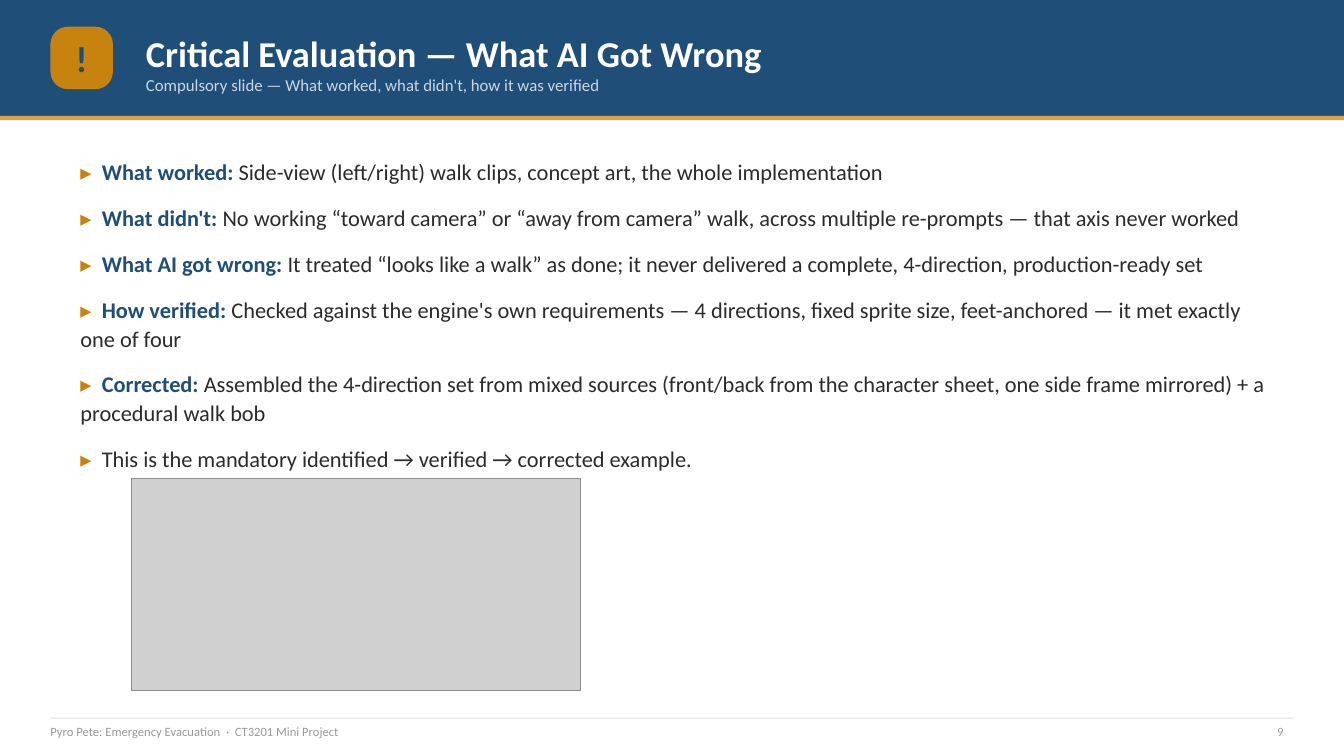
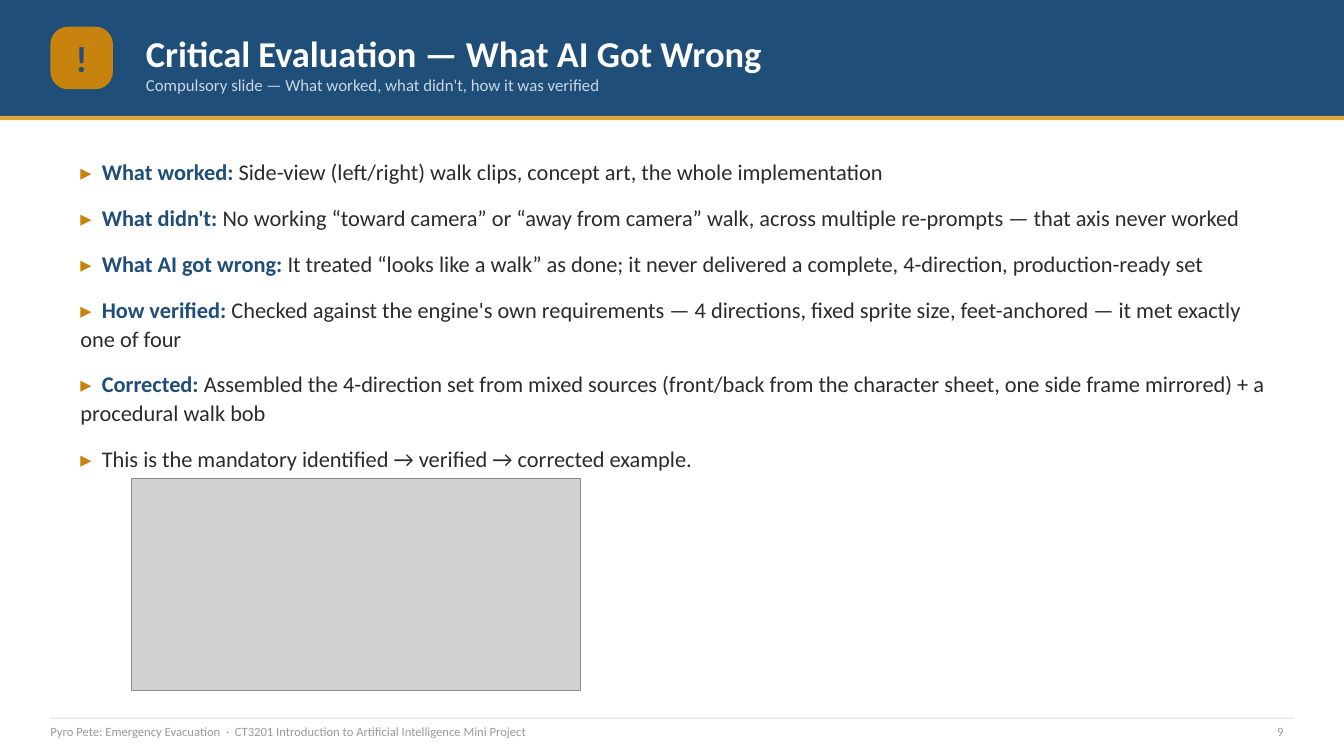
Before and after one commit to Jeb-Lee/CT3201_AI, a slide deck: slide 9 of docs/report/CT3201_Slides.pptx. Drawn at 1344x756 pixels with LibreOffice and Linux fonts; fonts in the diff are those of the drawing; grey boxes stand for pictures. Boxes give left, top, right and bottom in pixels: in the first picture for what was removed or moved away, otherwise in the second. Text is boxed around its words. In the diff, an @@ line names an element or a change of style, - is before the commit and + after.

```diff
--- a/docs/report/CT3201_Slides.pptx
+++ b/docs/report/CT3201_Slides.pptx
@@ text at <box>50,727,526,738</box>: text changed @@
-Pyro Pete: Emergency Evacuation · CT3201 Mini Project
+Pyro Pete: Emergency Evacuation · CT3201 Introduction to Artificial Intelligence Mini Project
```
Also in this commit, not shown: 10 other slides changed.
